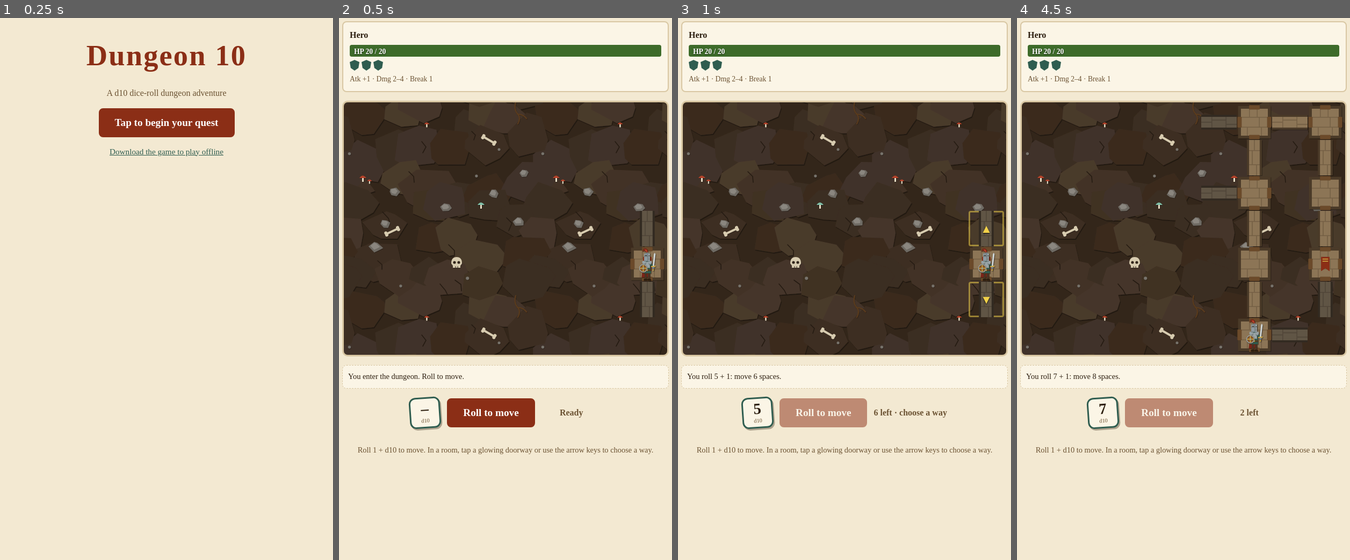
Above: before the commit, frames 1-4 (left to right).
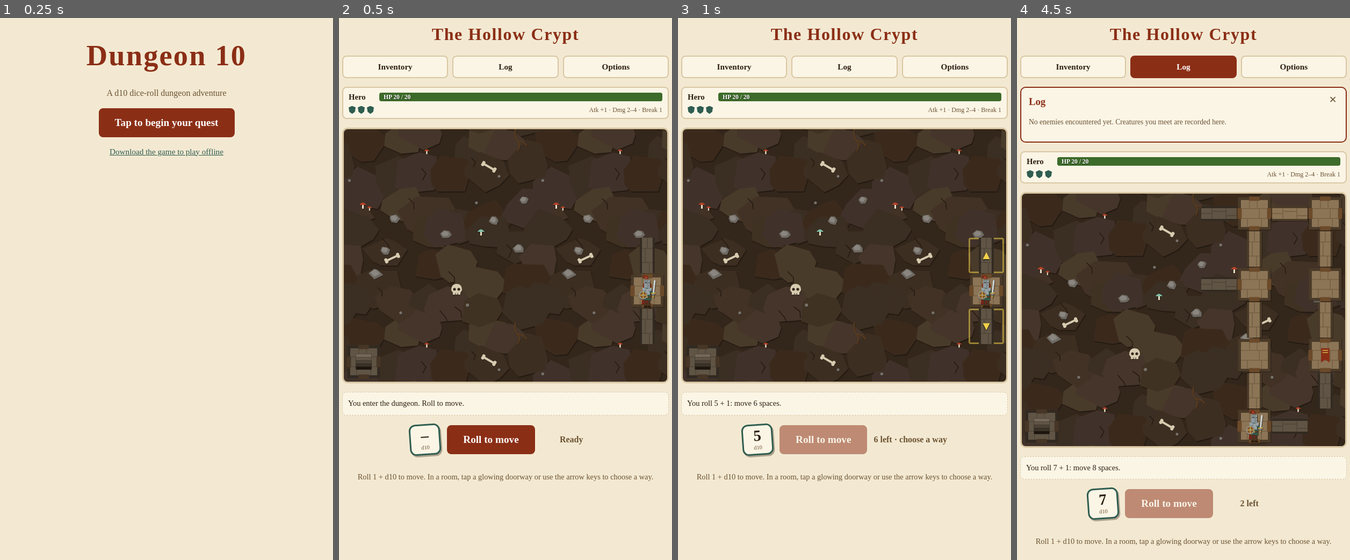
Above: after the commit, the same moments.

Repository: Wut-Lab/Dungeon-10
Game: browser game, page index.html
The game is run twice, just before and just after one commit, with the same random seed, the same clock (stepped at 60 frames per second) and the same inputs.
Inputs (mouse positions are in pixels of both pictures, inside the frame that each line leads up to):
- Up to frame 1 (0.25 s): no input
- Up to frame 2 (0.5 s): click "Tap to begin your quest" at 0.27 s
- Up to frame 3 (1 s): click "Roll to move" at 0.52 s
- Up to frame 4 (4.5 s): tap Space every 0.5 s from 1.1 to 4.1 s; click "▲" at 1.27 s; click (1183, 66) at 1.87 s, where only the run after the commit has a clickable "Log"; click (1333, 99) at 2.02 s, where only the run after the commit has a clickable "✕"; click (1073, 66) at 2.47 s, where only the run after the commit has a clickable "Inventory"; tap Escape at 2.52 s; click "▼" at 3.07 s; click "▼" at 3.67 s; click (1183, 66) at 4.27 s, where only the run after the commit has a clickable "Log"

Frame 1 is identical in both runs. In frame 2, 22% of the frame differs, in the area x 0-100%, y 0-86%; in frame 3, 23%; in frame 4, 46%, in the area x 0-100%, y 0-98%.

Commit message:
Play screen header: dungeon name, Inventory/Log/Options menus, thin hero card; exit always visible
Co-Authored-By: Claude Opus 5.5 <noreply@anthropic.com>
Claude-Session: https://claude.ai/code/session_013BExePevm9JAB9t41chAoh

Diff:
--- a/data.js
+++ b/data.js
@@ -1,4 +1,6 @@
 // Dungeon 10 game data. Tweak numbers here; game.js reads them.
+const DUNGEON_NAME = 'The Hollow Crypt';   // placeholder name shown at the top of the play screen
+
 const PLAYER = {
   name: 'Hero',
   hp: 20,            // max HP
--- a/game.js
+++ b/game.js
@@ -5,7 +5,16 @@
 
 let state;
 
-const makeUnit = base => ({ ...base, hpNow: base.hp, broken: 0 });
+const makeUnit = (base, id) => ({ ...base, id, hpNow: base.hp, broken: 0 });
+
+// ---- Bestiary (the Log menu): enemies you've met, kept between runs on this device ----
+let bestiary = {};
+try { bestiary = JSON.parse(localStorage.getItem('d10-bestiary')) || {}; } catch {}
+function noteFoe(id, field) {
+  const b = bestiary[id] ||= { met: 0, defeated: 0, felledYou: 0 };
+  b[field]++;
+  try { localStorage.setItem('d10-bestiary', JSON.stringify(bestiary)); } catch {}
+}
 const intact = u => u.armor - u.broken;
 
 // ---- Map ----
@@ -38,6 +47,9 @@
     log: ['You enter the dungeon. Roll to move.'],
   });
   state.visited.add(key(state.cell.r, state.cell.c));
+  state.map.forEach((row, r) => { const c = row.indexOf('E'); if (c >= 0) state.exitKey = key(r, c); });
+  $('#dungeon-name').textContent = DUNGEON_NAME;
+  closeMenu();
   show('play');
   render();
 }
@@ -104,11 +116,12 @@
   if (ch === 'E') { state.steps = 0; state.log.push('You find the stairs out of the dungeon!'); return end(true); }
   if ('RVH'.includes(ch) && first && Math.random() < ROOM_ENEMY_CHANCE) {
     const id = ROOM_ENEMIES[Math.floor(Math.random() * ROOM_ENEMIES.length)];
-    state.foes[k] = makeUnit(ENEMIES[id]);
+    state.foes[k] = makeUnit(ENEMIES[id], id);
   }
   if (state.foes[k]) {
     state.steps = 0;                                  // an enemy stops you mid-move
     state.foe = state.foes[k];
+    noteFoe(state.foe.id, 'met');
     state.lastRoll = null; state.fx = []; state.armorFx = null;
     state.log = [`A ${state.foe.name} blocks the way!`];
   }
@@ -179,9 +192,10 @@
   const af = state.armorFx.hero;
   if (af.lost || af.gained) log.push(`Your armor: ${startIntact}/${h.armor}` + (af.lost ? ` → ${af.lost} broken` : '') + (af.gained ? ` → ${af.gained} repaired` : '') + ` → ${intact(h)}/${h.armor}`);
   state.log = log;
-  if (h.hpNow <= 0) return end(false);
+  if (h.hpNow <= 0) { noteFoe(f.id, 'felledYou'); return end(false); }
   if (f.hpNow <= 0) {
     log.push(`The ${f.name} is defeated! Roll to move on.`);
+    noteFoe(f.id, 'defeated');
     delete state.foes[key(state.cell.r, state.cell.c)];
     state.foe = null;
   }
@@ -190,6 +204,7 @@
 
 function end(won) {
   state.over = true;
+  closeMenu();
   render();
   $('#end-title').textContent = won ? 'Victory!' : 'You have fallen…';
   $('#end-text').textContent = won
@@ -264,8 +279,6 @@
   const f = state.foe;
   $('#arena').hidden = !f;
   $('#board').hidden = !!f;
-  // In a fight the hero's panel sits beside the enemy's; otherwise above the board.
-  if (f) $('.plates').prepend($('#hero')); else $('#board').before($('#hero'));
   if (f) {
     unitHud(f, $('#foe'));
     $('#fig-hero').innerHTML = ART.hero;
@@ -296,6 +309,7 @@
   for (const d of state.choosing || []) choiceAt[key(state.cell.r + DIRS[d][0], state.cell.c + DIRS[d][1])] = d;
   // Fog of war: you see every cell you've visited, plus one cell ahead through each of their exits.
   const seen = new Set(state.visited);
+  seen.add(state.exitKey);   // the exit is always shown, so you know where you're headed
   for (const k of state.visited) {
     const [r, c] = k.split(',').map(Number);
     for (const d of exits(r, c)) seen.add(key(r + DIRS[d][0], c + DIRS[d][1]));
@@ -317,6 +331,48 @@
   }));
 }
 
+// ---- Menus: Inventory, Log, Options ----
+const MENUS = {
+  inventory: () => `<h3>Inventory</h3><p class="none">Your pack is empty. Weapons and items are coming soon.</p>`,
+  log: () => {
+    const ids = Object.keys(ENEMIES).filter(id => bestiary[id]);
+    if (!ids.length) return `<h3>Log</h3><p class="none">No enemies encountered yet. Creatures you meet are recorded here.</p>`;
+    return `<h3>Log</h3><p class="sub">Enemies encountered · ${ids.length} of ${Object.keys(ENEMIES).length}</p>` + ids.map(id => {
+      const e = ENEMIES[id], b = bestiary[id];
+      return `<article class="entry"><div class="entry-art">${ART[e.art] || ''}</div><div>
+        <h4>${e.name}</h4>
+        <dl><dt>HP</dt><dd>${e.hp}</dd><dt>Attack</dt><dd>+${e.attack}</dd><dt>Damage</dt><dd>${e.damage[0]}–${e.damage[1]}</dd>
+        <dt>Armor</dt><dd>${e.armor}</dd><dt>Break</dt><dd>${e.armorBreak}</dd></dl>
+        ${e.abilities.length ? `<p class="abil">${e.abilities.map(a => a === 'hasty' ? 'Hasty Attack: wins a double knockout' : a).join(' · ')}</p>` : ''}
+        <p class="tally">Met ${b.met} · Defeated ${b.defeated}${b.felledYou ? ` · Felled you ${b.felledYou}` : ''}</p>
+      </div></article>`;
+    }).join('');
+  },
+  options: () => `<h3>Options</h3><div class="opt-list">
+    <button data-opt="restart">Restart run</button>
+    <button data-opt="title">Return to title</button>
+    <button data-opt="clear-log">Clear enemy log</button></div>`,
+};
+function openMenu(name) {
+  if ($('#menu').dataset.open === name) return closeMenu();
+  $('#menu').dataset.open = name;
+  $('#menu-body').innerHTML = MENUS[name]();
+  $('#menu').hidden = false;
+  document.querySelectorAll('#nav button').forEach(b => b.setAttribute('aria-pressed', b.dataset.menu === name));
+}
+function closeMenu() {
+  $('#menu').hidden = true; delete $('#menu').dataset.open;
+  document.querySelectorAll('#nav button').forEach(b => b.setAttribute('aria-pressed', 'false'));
+}
+document.querySelectorAll('#nav button').forEach(b => b.onclick = () => openMenu(b.dataset.menu));
+$('#menu-close').onclick = closeMenu;
+$('#menu-body').onclick = e => {
+  const opt = e.target.closest('[data-opt]')?.dataset.opt;
+  if (opt === 'restart') newRun();
+  if (opt === 'title') { closeMenu(); show('title'); }
+  if (opt === 'clear-log') { bestiary = {}; try { localStorage.removeItem('d10-bestiary'); } catch {} openMenu('log'); }
+};
+
 // ---- Input ----
 $('#start').onclick = newRun;
 $('#again').onclick = newRun;
@@ -325,6 +381,8 @@
 addEventListener('keydown', e => {
   if (!$('#title').hidden && (e.key === 'Enter' || e.key === ' ')) { e.preventDefault(); return newRun(); }
   if ($('#play').hidden) return;
+  if (e.key === 'Escape' && !$('#menu').hidden) return closeMenu();
+  if (!$('#menu').hidden) return;
   const arrow = { ArrowUp: 'up', ArrowDown: 'down', ArrowLeft: 'left', ArrowRight: 'right' }[e.key];
   if (arrow && state.choosing) { e.preventDefault(); return choose(arrow); }
   if ((e.key === ' ' || e.key === 'Enter') && !state.foe && !$('#move').hidden && document.activeElement?.tagName !== 'BUTTON') { e.preventDefault(); return rollMove(); }
--- a/index.html
+++ b/index.html
@@ -16,7 +16,17 @@
   </section>
 
   <section id="play" class="screen" hidden>
-    <div id="hero" class="unit">
+    <h2 id="dungeon-name"></h2>
+    <nav id="nav">
+      <button data-menu="inventory" aria-pressed="false">Inventory</button>
+      <button data-menu="log" aria-pressed="false">Log</button>
+      <button data-menu="options" aria-pressed="false">Options</button>
+    </nav>
+    <div id="menu" class="menu" hidden>
+      <button id="menu-close" aria-label="Close menu">✕</button>
+      <div id="menu-body"></div>
+    </div>
+    <div id="hero" class="unit thin">
       <div class="who"></div><div class="bar"><i class="fill"></i><span class="hpt"></span></div>
       <div class="slots" aria-label="Armor slots"></div><div class="stats"></div>
     </div>
--- a/style.css
+++ b/style.css
@@ -75,7 +75,7 @@
 .plates .unit{padding:8px 10px;gap:4px}.plates .who{font-size:.92rem}
 .plates .bar{height:18px}.plates .bar span{font-size:.75rem}
 .plates .slot{width:14px;height:16px}.plates .stats{font-size:.75rem}
-.plates #foe{text-align:right}.plates #foe .slots{justify-content:flex-end}
+
 .plates .bar span{display:block;padding:0 8px}
 .chg{font:700 .75rem Georgia,serif;padding:0 5px;border-radius:4px;align-self:center;animation:pop .5s ease-out}
 .chg.lost{background:var(--accent);color:#fff}.chg.gained{background:var(--accent2);color:#fff}
@@ -85,3 +85,28 @@
 .wpn{transform-box:view-box}
 .wpn.sword{transform-origin:68px 68px}.wpn.axe{transform-origin:31px 99px}
 .slot{transform-origin:50% 60%}
+
+/* ---- Play screen header: dungeon name, menu buttons, thin hero card ---- */
+#dungeon-name{margin:0;font-size:clamp(1.4rem,6vw,2rem);color:var(--accent);letter-spacing:.05em}
+#nav{display:grid;grid-template-columns:repeat(3,1fr);gap:8px;width:100%}
+#nav button{font:700 .95rem Georgia,serif;min-height:42px;border-radius:8px;border:2px solid var(--line);background:var(--card);color:var(--fg);cursor:pointer;transition:transform .12s,border-color .12s}
+#nav button:hover{border-color:var(--accent2)}#nav button:active{transform:translateY(1px)}
+#nav button[aria-pressed=true]{border-color:var(--accent);background:var(--accent);color:#fff}
+.menu{position:relative;width:100%;background:var(--card);border:2px solid var(--accent);border-radius:10px;padding:12px 14px;text-align:left;animation:menuIn .22s ease-out}
+@keyframes menuIn{from{opacity:0;transform:translateY(-8px)}}
+.menu[hidden]{display:none}
+.menu h3{margin:0 0 6px;color:var(--accent)}.menu .sub{margin:0 0 8px;color:var(--mute);font-size:.85rem}
+#menu-close{position:absolute;top:6px;right:8px;border:0;background:none;color:var(--mute);font-size:1.1rem;cursor:pointer;min-width:32px;min-height:32px}
+.entry{display:grid;grid-template-columns:64px 1fr;gap:12px;align-items:center;border-top:1px dashed var(--line);padding:8px 0}
+.entry-art{height:72px;display:flex;justify-content:center}.entry-art svg{height:100%;width:auto}
+.entry h4{margin:0}
+.entry dl{display:grid;grid-template-columns:repeat(5,auto);gap:0 10px;margin:2px 0;font-size:.8rem;justify-content:start}
+.entry dt{color:var(--mute);grid-row:1}.entry dd{margin:0;font-weight:700;grid-row:2}
+.abil,.tally{margin:2px 0 0;font-size:.8rem}.tally{color:var(--mute)}
+.opt-list{display:grid;gap:8px}
+.opt-list button{font:700 .95rem Georgia,serif;min-height:42px;border-radius:8px;border:2px solid var(--accent2);background:var(--bg);color:var(--fg);cursor:pointer}
+.unit.thin{grid-template-columns:auto 1fr;grid-template-areas:"who bar" "slots stats";gap:4px 10px;padding:6px 10px;align-items:center}
+.thin .who{grid-area:who;font-size:.92rem}.thin .bar{grid-area:bar;height:16px}.thin .bar span{font-size:.72rem;display:block}
+.thin .slots{grid-area:slots;min-height:14px}.thin .slot{width:13px;height:15px}
+.thin .stats{grid-area:stats;font-size:.75rem;text-align:right}
+.plates{grid-template-columns:1fr}
